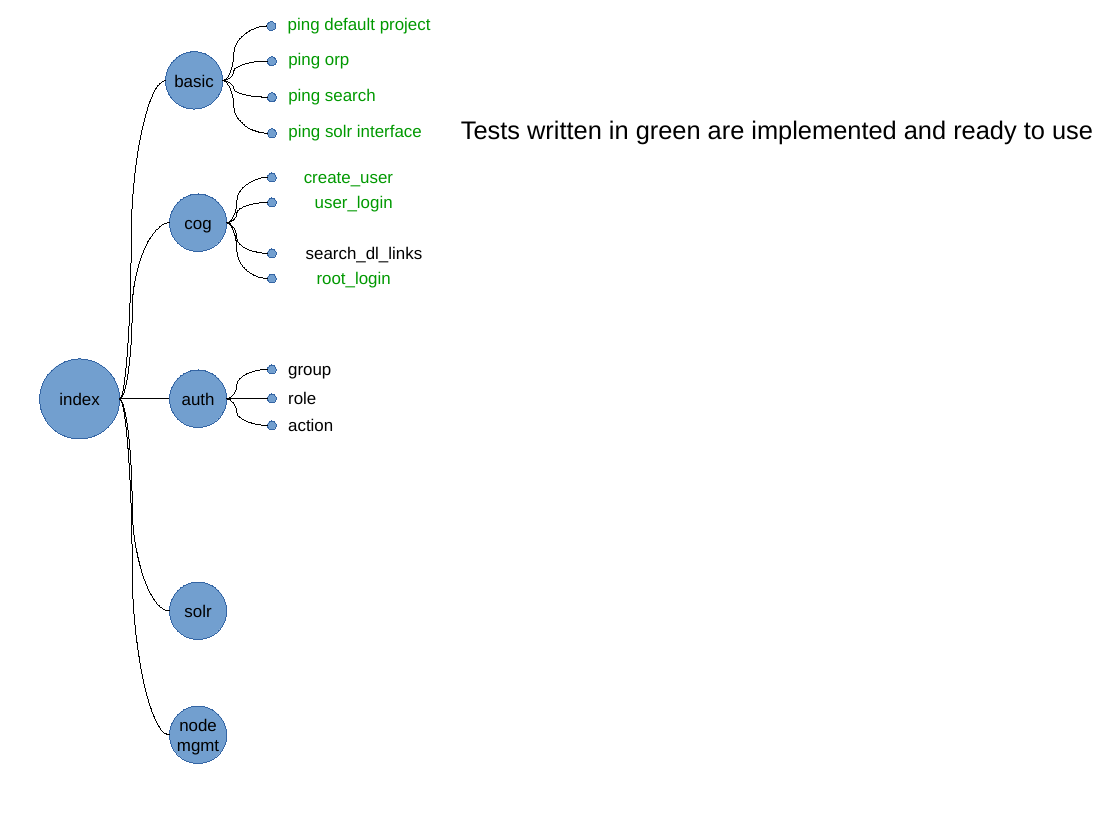
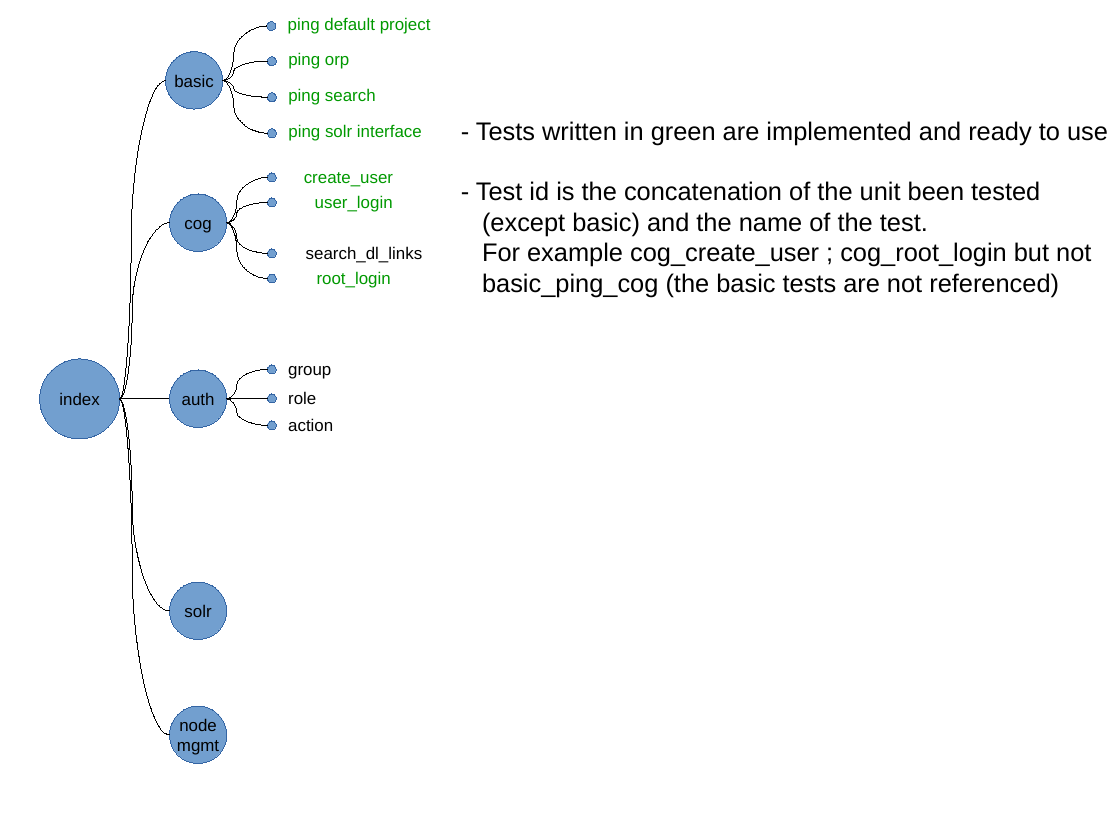
Before and after one commit to ESGF/esgf-test-suite, a slide deck: slide 2 of esgf-test-suite/doc/test_plan.odp. Drawn at 1120x840 pixels with LibreOffice and Linux fonts; fonts in the diff are those of the drawing. Boxes give left, top, right and bottom in pixels: in the first picture for what was removed or moved away, otherwise in the second. Text is boxed around its words. In the diff, an @@ line names an element or a change of style, - is before the commit and + after.

Commit message:
add some information about the test plan

```diff
--- a/esgf-test-suite/doc/test_plan.odp
+++ b/esgf-test-suite/doc/test_plan.odp
@@ text at box(476, 121, 1108, 297): text changed @@
-Tests written in green are implemented and ready to use
+- Tests written in green are implemented and ready to use
+- Test id is the concatenation of the unit been tested
+(except basic) and the name of the test.
+For example cog_create_user ; cog_root_login but not
+basic_ping_cog (the basic tests are not referenced)
```
Also in this commit, not shown: 2 other files.
